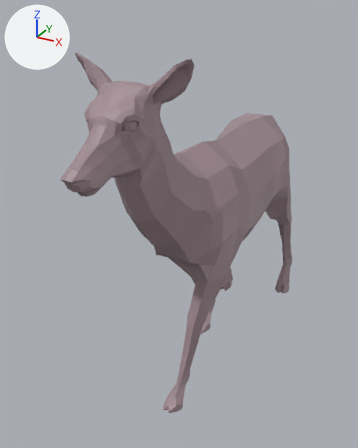
One commit to the glTF model public/Deer.glb: the scene before it, then after it.
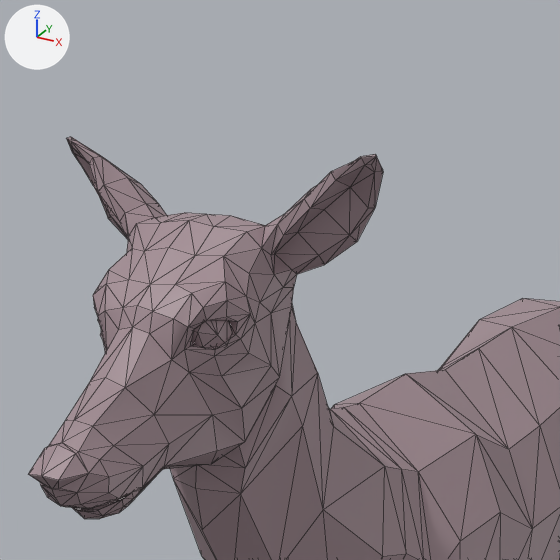
Each version appears first whole from a camera (50 mm lens) standing at (109.0, -302.0, 195.0) and looking at (-13.0, -80.0, 84.0), and next in a close-up on the part from 14% to 73% of the width and 0% to 47% of the height. Arrows for +X, +Y and +Z are at upper left; the lights stay in place. The close-ups show mesh edges as thin lines. Where no turn or scale is listed for an object, it has been applied to the vertices.

In view in the first close-up: 'Deer'.
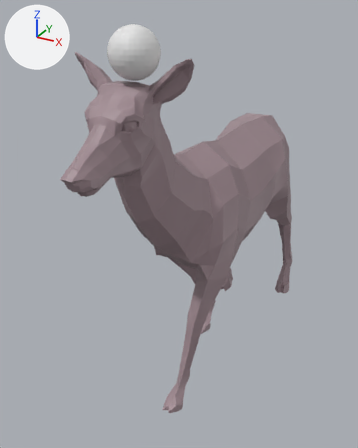
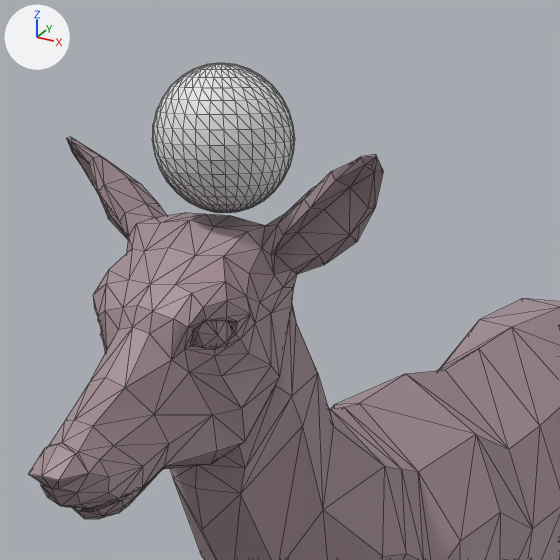
Scene script edits in JSON lines:
```json
{"op": "add", "block": "me_sphere", "code": ["me_sphere = bpy.data.meshes.new('Sphere')", "me_sphere.from_pydata(...)  # a UV sphere (32 segments, 16 rings, poles along z) spanning x -10.0..10.0, y -10.0..10.0, z -10.0..10.0"]}
{"op": "add", "block": "ob_waypointtarget", "code": ["ob_waypointtarget = bpy.data.objects.new('WaypointTarget', me_sphere)", "ob_waypointtarget.location = (0.0, -138.9, 179.1)"]}
```

Pixel boxes (x1, y1, x2, y2) of what changed, in the close-ups (560 x 560 px):
```json
{"object": "WaypointTarget", "change": "added", "after": [152, 63, 295, 213]}
```
